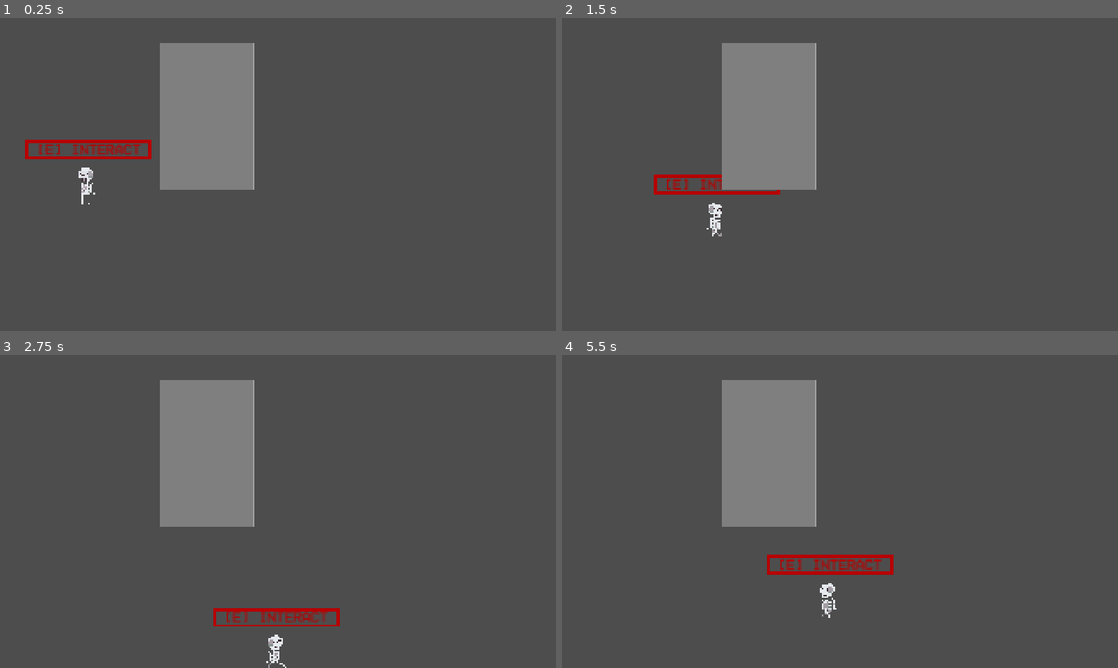
Above: before the commit, frames 1-4 (two rows, left to right).
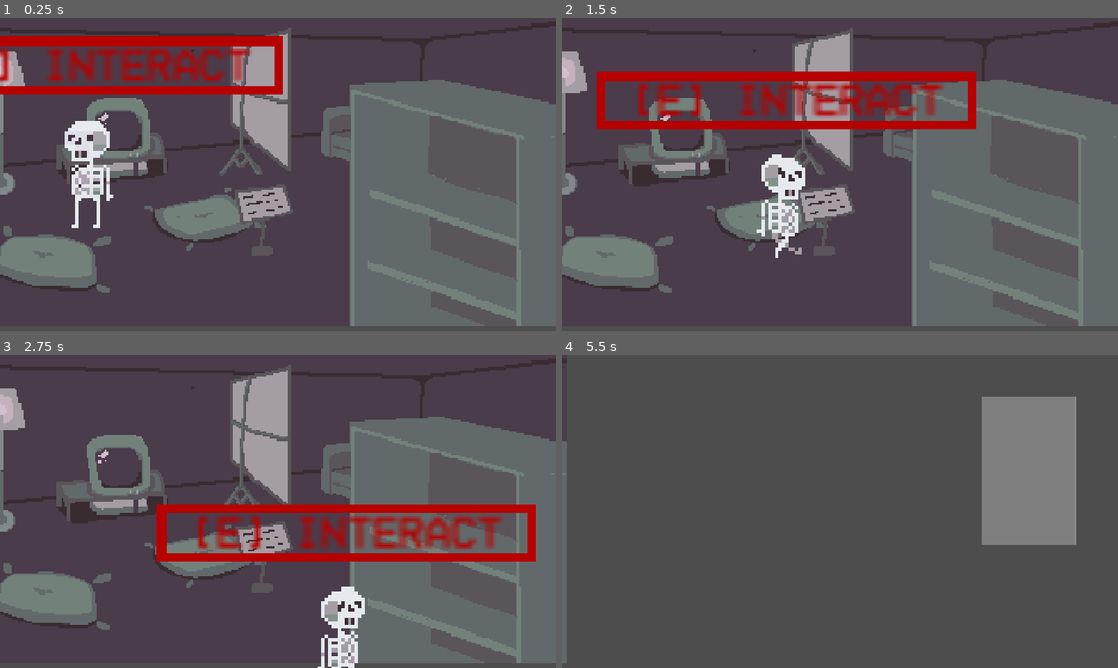
Above: after the commit, the same moments.

Repository: bruttosozial/FoundAndLost
Game: Godot game, scene res://Scenes/main.tscn
Two runs of this game, one before a commit and one after it. Both use one fixed random seed, a clock stepped at 60 frames per second and the inputs below. The engine's default icon, where the game draws it, is replaced by a stand-in: a white triangle on a blue panel in a dark square.
Inputs:
- Up to frame 1 (0.25 s): no input
- Up to frame 2 (1.5 s): hold Right (ui_right) 0.53-1.28 s; tap E (interact) at 0.6, 1.35 s; hold Down (ui_down) from 1.28 s (still down)
- Up to frame 3 (2.75 s): release Down (ui_down) at 2.03 s; hold Right (ui_right) from 2.03 s (still down); tap E (interact) at 2.1 s
- Up to frame 4 (5.5 s): release Right (ui_right) at 2.78 s; hold Up (ui_up) 2.78-3.53 s; tap E (interact) every 0.75 s from 2.85 to 5.1 s; hold Left (ui_left) 3.53-5.03 s; hold Down (ui_down) from 5.03 s (still down)

The runs differ from the first frame. In frame 1, 48% of the frame differs, in the area x 0-100%, y 1-99%; in frame 2, 48%; in frame 3, 48%; in frame 4, 18%.

Commit message:
first perspective overlay

Diff:
--- a/Scenes/Skelly.tscn
+++ b/Scenes/Skelly.tscn
@@ -5,10 +5,6 @@
 [ext_resource type="Theme" uid="uid://bo45umqon0p4n" path="res://Resources/footage_deleted.tres" id="4_smh3g"]
 [ext_resource type="Texture2D" uid="uid://dl8qmlfs6c2wi" path="res://Assets/Character/sk_elleton-Sheet.png" id="5_4u5wa"]
 [ext_resource type="Texture2D" uid="uid://dr6rtk70wrrp2" path="res://Assets/Character/sk_elleton_idle-Sheet.png" id="5_tlx6r"]
-
-[sub_resource type="CapsuleShape2D" id="CapsuleShape2D_3mm3k"]
-radius = 20.0
-height = 72.0
 
 [sub_resource type="AtlasTexture" id="AtlasTexture_otwt0"]
 atlas = ExtResource("5_tlx6r")
@@ -66,12 +62,13 @@
 }]
 
 [node name="Skell" type="CharacterBody2D" unique_id=1846132312]
+scale = Vector2(3, 3)
 motion_mode = 1
 script = ExtResource("1_ltsch")
 
-[node name="CollisionShape2D" type="CollisionShape2D" parent="." unique_id=899463909]
+[node name="CollisionShape2D" type="CollisionPolygon2D" parent="." unique_id=1462013392]
 position = Vector2(-4, -7)
-shape = SubResource("CapsuleShape2D_3mm3k")
+polygon = PackedVector2Array(8.333334, 26.666668, -9.666667, 27.333334, 7.3333335, 28.666668, 8.333334, 16)
 
 [node name="ItemSprite2D" type="Sprite2D" parent="." unique_id=1224661117]
 visible = false
--- a/Scenes/main.tscn
+++ b/Scenes/main.tscn
@@ -1,27 +1,48 @@
 [gd_scene format=3 uid="uid://cqb7314h1gu1l"]
 
+[ext_resource type="Script" uid="uid://bocwip3aex8d0" path="res://Scripts/main.gd" id="1_d1ilt"]
+[ext_resource type="Texture2D" uid="uid://dqkm3i0j5556l" path="res://Assets/ConsoleView.png" id="1_hptm8"]
 [ext_resource type="PackedScene" uid="uid://c5cbhrcednbmc" path="res://Scenes/Skelly.tscn" id="1_jjgbg"]
 [ext_resource type="PackedScene" uid="uid://dkt3pqekjg5wa" path="res://Scenes/block.tscn" id="2_bo1nx"]
 [ext_resource type="PackedScene" uid="uid://dxna1atweh5uw" path="res://Scenes/perspective_base.tscn" id="3_jjvhh"]
 [ext_resource type="Script" uid="uid://g0qsv5l6ic2g" path="res://Scripts/first_perspective.gd" id="4_21xkr"]
-[ext_resource type="Script" uid="uid://drid7vjun0psg" path="res://Scripts/transition_camera.gd" id="4_kry3j"]
 [ext_resource type="Script" uid="uid://b8lgq3bk1bk3c" path="res://Scripts/second_perspective.gd" id="5_344ge"]
 [ext_resource type="Script" uid="uid://bhhsbb7kympkc" path="res://Scripts/third_perspective.gd" id="6_ynf5e"]
 [ext_resource type="Script" uid="uid://co0t8nlwjqo28" path="res://Scripts/fourth_perspective.gd" id="7_hptm8"]
 [ext_resource type="PackedScene" uid="uid://ga62wh6tp1sf" path="res://Scenes/boundary.tscn" id="9_ynf5e"]
 
 [node name="Main" type="Node2D" unique_id=312324733]
+script = ExtResource("1_d1ilt")
+
+[node name="ConsoleView" type="Sprite2D" parent="." unique_id=1299614590]
+texture_filter = 1
+position = Vector2(471.99997, 264)
+scale = Vector2(3, 3)
+texture = ExtResource("1_hptm8")
+
+[node name="tvWallBoundary" type="StaticBody2D" parent="ConsoleView" unique_id=1847157749]
+
+[node name="CollisionPolygon2D" type="CollisionPolygon2D" parent="ConsoleView/tvWallBoundary" unique_id=54515065]
+visible = false
+polygon = PackedVector2Array(-157.33333, -5.3333282, -127.99999, -5.3333282, -122.66666, 8, -63.999992, 2.6666718, -63.999992, -10.666664, -23.999985, -16, -29.333328, -77.333336, -160, -80)
+
+[node name="perspectiveChange" type="Area2D" parent="ConsoleView" unique_id=1950825462]
+
+[node name="CollisionPolygon2D" type="CollisionPolygon2D" parent="ConsoleView/perspectiveChange" unique_id=1678965887]
+position = Vector2(-0.33332825, 0.33333588)
+polygon = PackedVector2Array(35, -8.333336, 40.000015, 90.66667, 8.3333435, -3, 5.3333435, -29.333332)
+
+[node name="plaqueBoundary" type="StaticBody2D" parent="ConsoleView" unique_id=712929622]
+visible = false
+
+[node name="CollisionPolygon2D" type="CollisionPolygon2D" parent="ConsoleView/plaqueBoundary" unique_id=1366827132]
+polygon = PackedVector2Array(-23.999985, 13.333336, -21.333328, 29.333336, -13.333328, 29.333336, -15.999985, 48, -5.3333282, 48, -7.9999847, 29.333336, 8.000015, 24, 2.6666718, 8)
 
 [node name="Skell" parent="." unique_id=1846132312 instance=ExtResource("1_jjgbg")]
 position = Vector2(152, 299)
 
-[node name="transitionCamera" type="Camera2D" parent="Skell" unique_id=59504772]
-position = Vector2(310, -25)
-zoom = Vector2(2, 2)
-script = ExtResource("4_kry3j")
-
 [node name="block" parent="." unique_id=549148434 instance=ExtResource("2_bo1nx")]
-position = Vector2(-33, -60)
+position = Vector2(-816, 120)
 
 [node name="block2" parent="." unique_id=598080572 instance=ExtResource("2_bo1nx")]
 position = Vector2(1360, -28)
@@ -33,6 +54,7 @@
 position = Vector2(155, 578)
 
 [node name="firstPerspective" parent="." unique_id=1024044903 instance=ExtResource("3_jjvhh")]
+visible = false
 position = Vector2(-16, -8)
 script = ExtResource("4_21xkr")
 
@@ -44,8 +66,10 @@
 position = Vector2(-16, 536)
 script = ExtResource("6_ynf5e")
 
+[node name="Area2D" type="Area2D" parent="thirdPerspective" unique_id=1846886983]
+
 [node name="fourthPerspective" parent="." unique_id=1769204779 instance=ExtResource("3_jjvhh")]
-position = Vector2(944, -8)
+position = Vector2(944, -7)
 script = ExtResource("7_hptm8")
 
 [node name="Boundary" parent="." unique_id=235025924 instance=ExtResource("9_ynf5e")]
@@ -61,7 +85,32 @@
 [node name="Boundary2" parent="." unique_id=453792594 instance=ExtResource("9_ynf5e")]
 position = Vector2(-78, 1078)
 
-[connection signal="body_entered" from="firstPerspective" to="Skell/transitionCamera" method="_on_first_perspective_body_entered"]
-[connection signal="body_entered" from="secondPerspective" to="Skell/transitionCamera" method="_on_second_perspective_body_entered"]
-[connection signal="body_entered" from="thirdPerspective" to="Skell/transitionCamera" method="_on_third_perspective_body_entered"]
-[connection signal="body_entered" from="fourthPerspective" to="Skell/transitionCamera" method="_on_fourth_perspective_body_entered"]
+[node name="transitionCamera" type="Camera2D" parent="." unique_id=59504772]
+visible = false
+position = Vector2(472, 272)
+scale = Vector2(3, 3)
+zoom = Vector2(2, 2)
+
+[node name="transitionCamera2" type="Camera2D" parent="." unique_id=1151010872]
+position = Vector2(1424, 808)
+scale = Vector2(3, 3)
+zoom = Vector2(2, 2)
+
+[node name="transitionCamera3" type="Camera2D" parent="." unique_id=1547625394]
+position = Vector2(464.00003, 808)
+scale = Vector2(3, 3)
+zoom = Vector2(2, 2)
+
+[node name="transitionCamera4" type="Camera2D" parent="." unique_id=1925143280]
+position = Vector2(1424, 272)
+scale = Vector2(3, 3)
+zoom = Vector2(2, 2)
+
+[node name="camera2SpawnPos" type="Node2D" parent="." unique_id=624754445]
+position = Vector2(1008, 312)
+
+[connection signal="body_entered" from="ConsoleView/perspectiveChange" to="." method="_on_perspective_change_body_entered"]
+[connection signal="body_entered" from="firstPerspective" to="transitionCamera" method="_on_first_perspective_body_entered"]
+[connection signal="body_entered" from="secondPerspective" to="transitionCamera" method="_on_second_perspective_body_entered"]
+[connection signal="body_entered" from="thirdPerspective" to="transitionCamera" method="_on_third_perspective_body_entered"]
+[connection signal="body_entered" from="fourthPerspective" to="transitionCamera" method="_on_fourth_perspective_body_entered"]
--- /dev/null
+++ b/Scripts/main.gd
@@ -0,0 +1,26 @@
+extends Node2D
+
+@onready var transition_camera_4: Camera2D = $transitionCamera4
+@onready var transition_camera_2: Camera2D = $transitionCamera2
+@onready var transition_camera_3: Camera2D = $transitionCamera3
+@onready var transition_camera: Camera2D = $transitionCamera
+@onready var skell: PlayerController = $Skell
+@onready var spawnPos = $camera2SpawnPos
+
+# Called when the node enters the scene tree for the first time.
+func _ready() -> void:
+	pass # Replace with function body.
+
+
+# Called every frame. 'delta' is the elapsed time since the previous frame.
+func _process(delta: float) -> void:
+	pass
+
+
+
+
+
+func _on_perspective_change_body_entered(body: Node2D) -> void:
+	if not transition_camera_4.is_current():
+		transition_camera_4.make_current()
+		skell.position = spawnPos.position
--- a/Scripts/transition_camera.gd
+++ b/Scripts/transition_camera.gd
@@ -19,16 +19,20 @@
 	global_position = cur_screen * SCREEN_SIZE + SCREEN_SIZE * 0.5
 
 func _on_first_perspective_body_entered(body: Node2D) -> void:
-	print("print 1")
+	pass
 
 
 func _on_second_perspective_body_entered(body: Node2D) -> void:
-	print("print 2")
+	pass
 
 
 func _on_third_perspective_body_entered(body: Node2D) -> void:
-	print("print 3")
+	pass
 
 
 func _on_fourth_perspective_body_entered(body: Node2D) -> void:
-	print("print 4")
+	pass
+
+
+func _on_perspective_change_body_entered(body: Node2D) -> void:
+	print("entered perspective")
Not shown, added: Scripts/main.gd.uid
